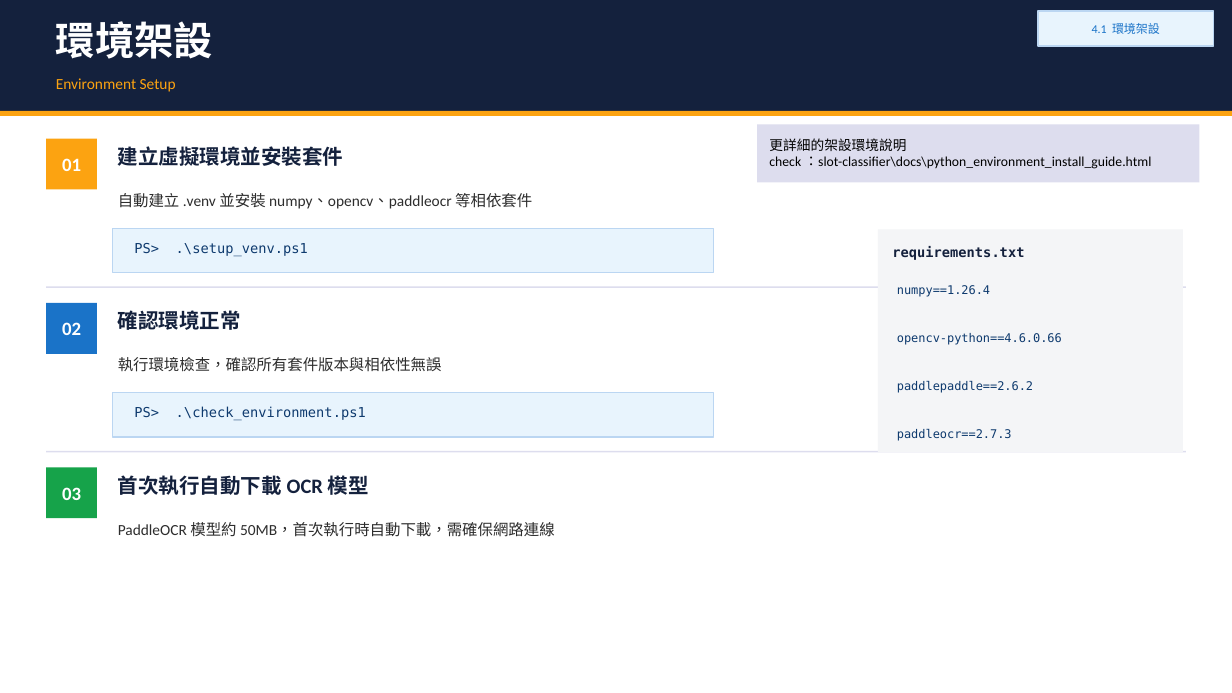
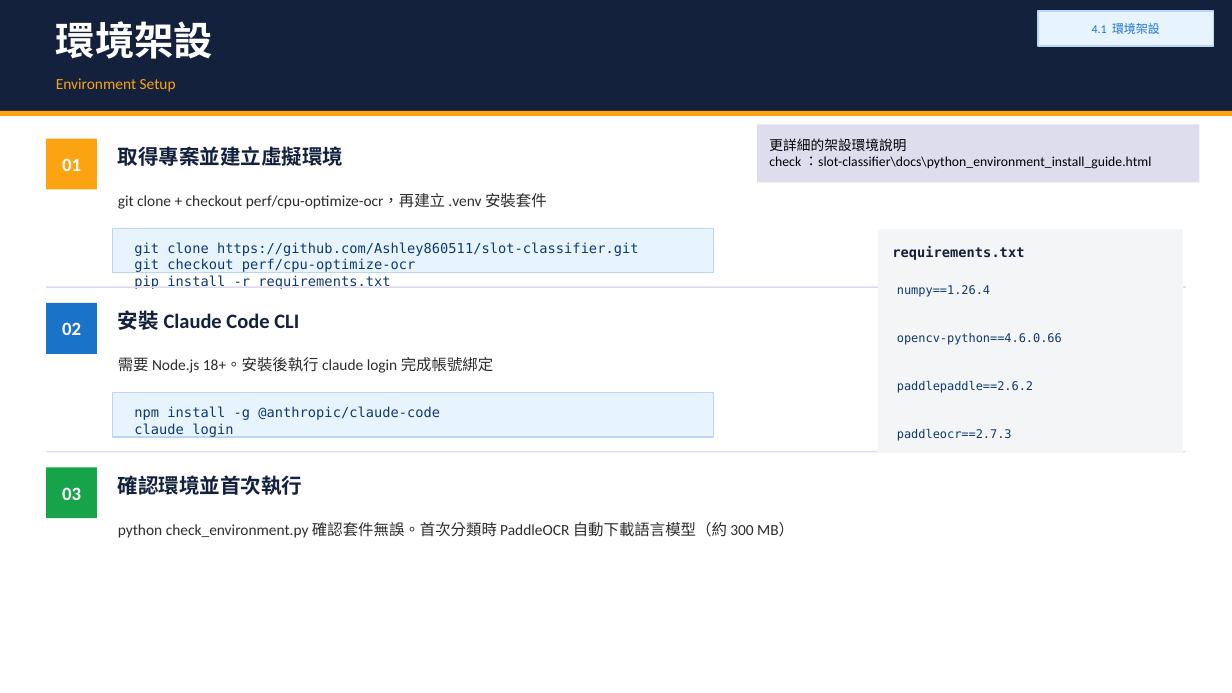
Before and after one commit to Ashley860511/slot-classifier, a slide deck: slide 6 of docs/slot_classifier_share.pptx. Drawn at 1232x693 pixels with LibreOffice and Linux fonts; fonts in the diff are those of the drawing. Boxes give left, top, right and bottom in pixels: in the first picture for what was removed or moved away, otherwise in the second. Text is boxed around its words. In the diff, an @@ line names an element or a change of style, - is before the commit and + after.

```diff
--- a/docs/slot_classifier_share.pptx
+++ b/docs/slot_classifier_share.pptx
@@ text at box(118, 146, 344, 166): text changed @@
-建立虛擬環境並安裝套件
+取得專案並建立虛擬環境
@@ text at box(118, 193, 547, 209): text changed @@
-自動建立 .venv 並安裝 numpy、opencv、paddleocr 等相依套件
+git clone + checkout perf/cpu-optimize-ocr，再建立 .venv 安裝套件
@@ text at box(134, 242, 639, 289): text changed @@
-PS> .\setup_venv.ps1
+git clone https://github.com/Ashley860511/slot-classifier.git
+git checkout perf/cpu-optimize-ocr
+pip install -r requirements.txt
@@ text at box(118, 310, 299, 330): text changed @@
-確認環境正常
+安裝 Claude Code CLI
@@ text at box(118, 357, 493, 373): text changed @@
-執行環境檢查，確認所有套件版本與相依性無誤
+需要 Node.js 18+。安裝後執行 claude login 完成帳號綁定
@@ text at box(134, 406, 440, 438): text changed @@
-PS> .\check_environment.ps1
+npm install -g @anthropic/claude-code
+claude login
@@ text at box(118, 475, 303, 495): text changed @@
-首次執行自動下載 OCR 模型
+確認環境並首次執行
@@ text at box(118, 522, 794, 538): text changed @@
-PaddleOCR 模型約 50MB，首次執行時自動下載，需確保網路連線
+python check_environment.py 確認套件無誤。首次分類時 PaddleOCR 自動下載語言模型（約 300 MB）
```
Also in this commit, not shown: 10 other slides changed, 1 slide added, 1 slide removed.
